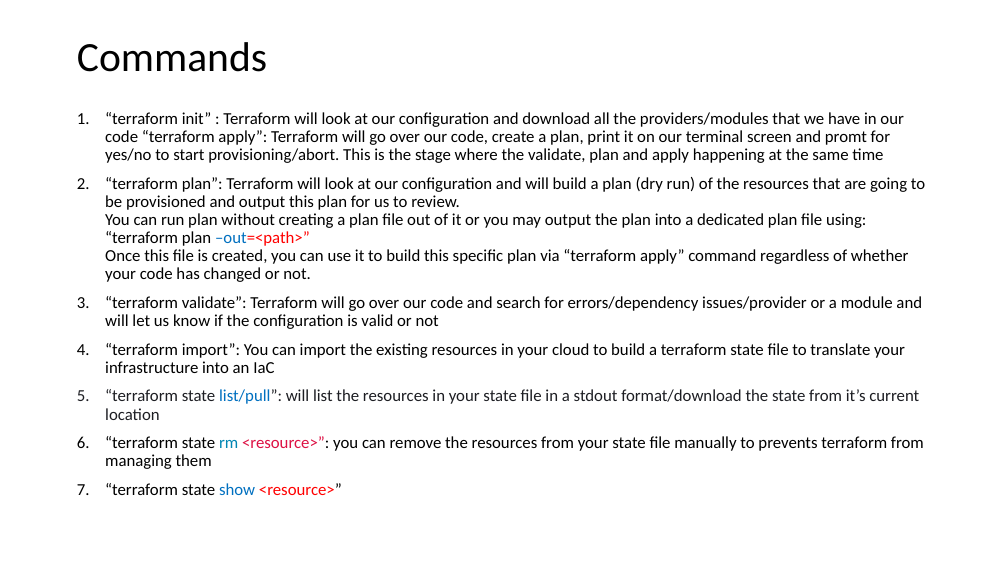
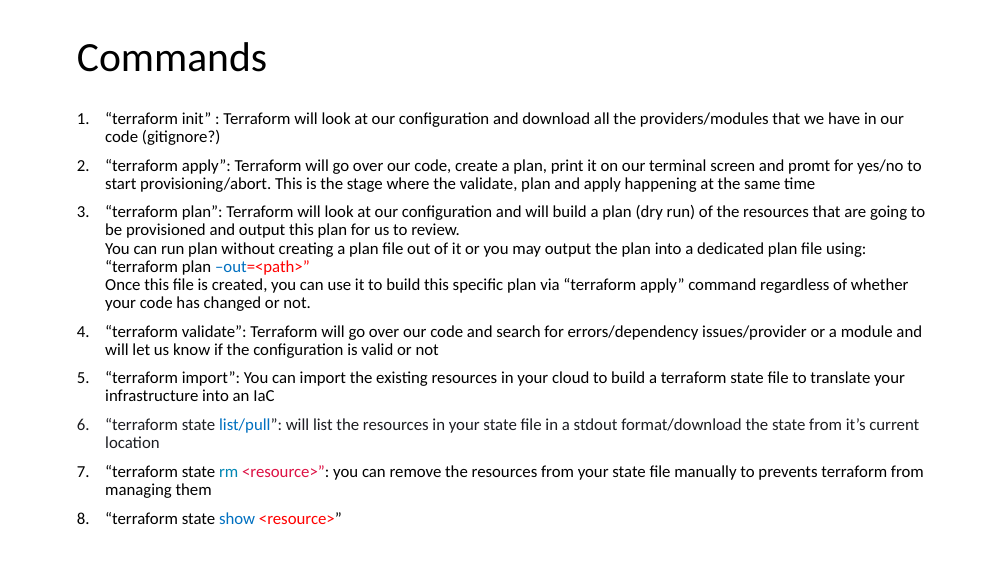
Before and after one commit to JohnMops/tf-demo, a slide deck: slide 2 of tf-demo-presentation.pptx. Drawn at 1008x567 pixels with LibreOffice and Linux fonts; fonts in the diff are those of the drawing. Boxes give left, top, right and bottom in pixels: in the first picture for what was removed or moved away, otherwise in the second. Text is boxed around its words. In the diff, an @@ line names an element or a change of style, - is before the commit and + after.

```diff
--- a/tf-demo-presentation.pptx
+++ b/tf-demo-presentation.pptx
@@ text at [105, 112, 921, 192]: text changed @@
-1. “terraform init” : Terraform will look at our configuration and download all the providers/modules that we have in our code “terraform apply”: Terraform will go over our code, create a plan, print it on our terminal screen and promt for yes/no to start provisioning/abort. This is the stage where the validate, plan and apply happening at the same time
+1. “terraform init” : Terraform will look at our configuration and download all the providers/modules that we have in our code (gitignore?)
+2. “terraform apply”: Terraform will go over our code, create a plan, print it on our terminal screen and promt for yes/no to start provisioning/abort. This is the stage where the validate, plan and apply happening at the same time
```
Also in this commit, not shown: 4 other slides changed, 1 slide removed, 11 other files.
